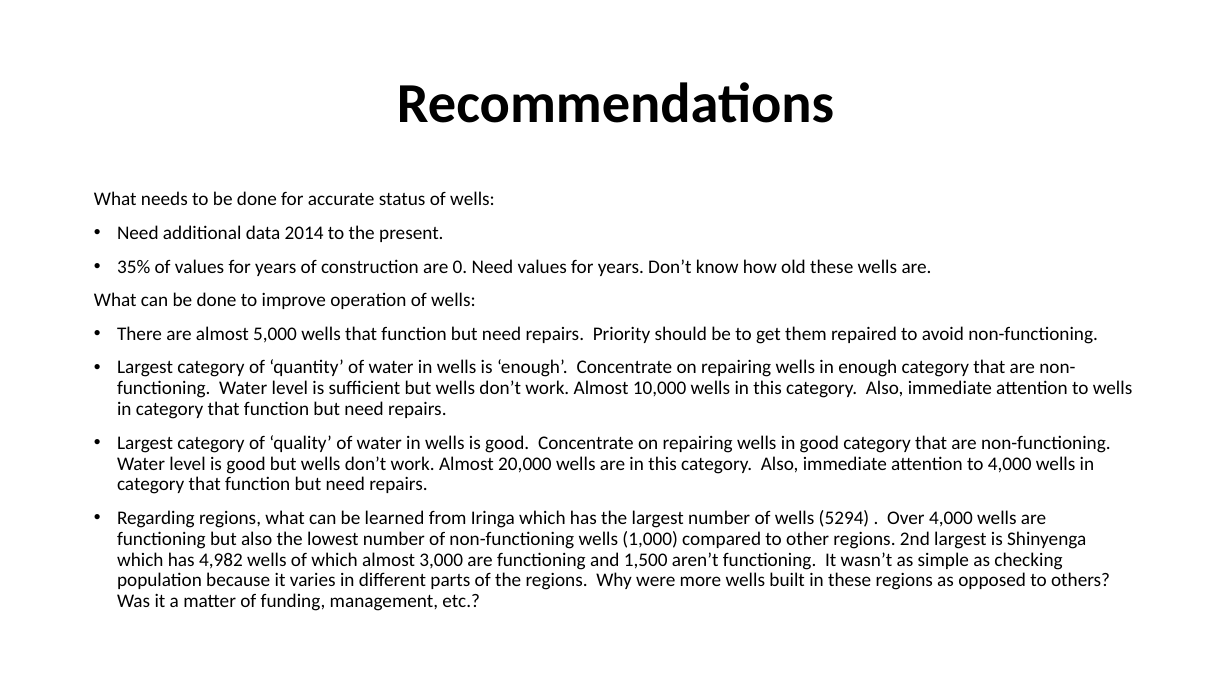
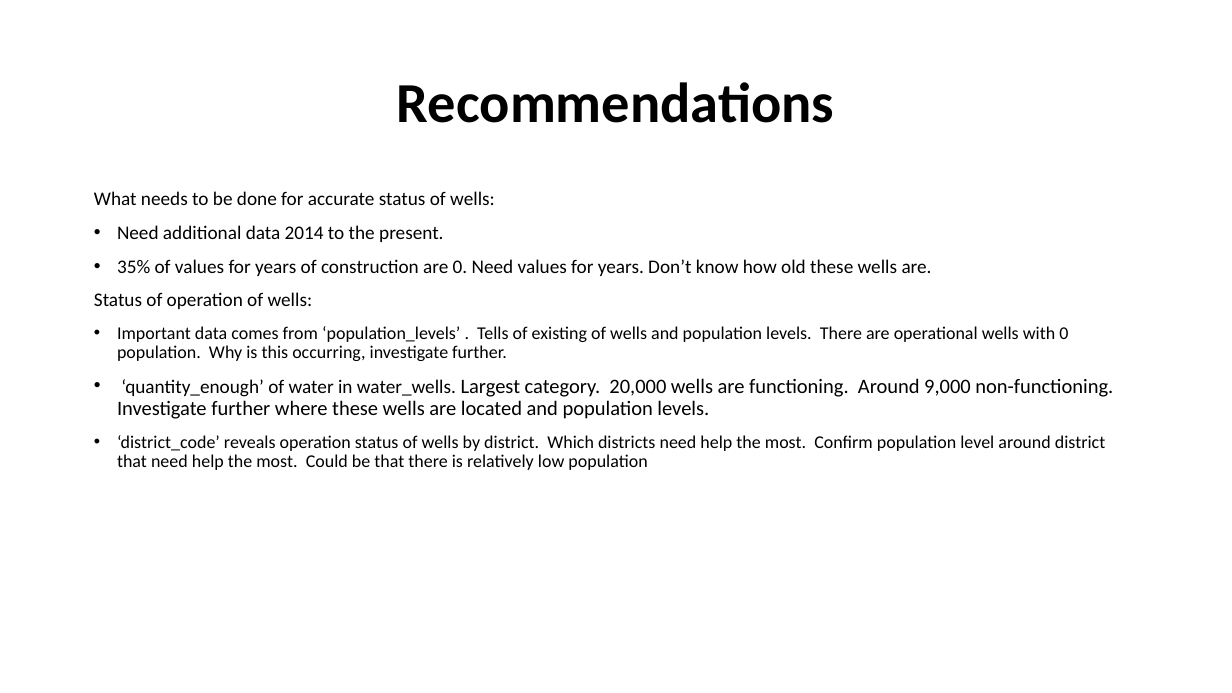
Before and after one commit to davidrtorres/Model-3-Tanzania-Water-Crisis, a slide deck: slide 10 of Presentation1.pptx. Drawn at 1232x693 pixels with LibreOffice and Linux fonts; fonts in the diff are those of the drawing. Boxes give left, top, right and bottom in pixels: in the first picture for what was removed or moved away, otherwise in the second. Text is boxed around its words. In the diff, an @@ line names an element or a change of style, - is before the commit and + after.

```diff
--- a/Presentation1.pptx
+++ b/Presentation1.pptx
@@ text at box(94, 292, 1113, 470): text changed; size 15 to 14 pt @@
-What can be done to improve operation of wells:
-• There are almost 5,000 wells that function but need repairs. Priority should be to get them repaired to avoid non-functioning.
-• Largest category of ‘quantity’ of water in wells is ‘enough’. Concentrate on repairing wells in enough category that are non-functioning. Water level is sufficient but wells don’t work. Almost 10,000 wells in this category. Also, immediate attention to wells in category that function but need repairs.
-• Largest category of ‘quality’ of water in wells is good. Concentrate on repairing wells in good category that are non-functioning. Water level is good but wells don’t work. Almost 20,000 wells are in this category. Also, immediate attention to 4,000 wells in category that function but need repairs.
-• Regarding regions, what can be learned from Iringa which has the largest number of wells (5294) . Over 4,000 wells are functioning but also the lowest number of non-functioning wells (1,000) compared to other regions. 2nd largest is Shinyenga which has 4,982 wells of which almost 3,000 are functioning and 1,500 aren’t functioning. It wasn’t as simple as checking population because it varies in different parts of the regions. Why were more wells built in these regions as opposed to others? Was it a matter of funding, management, etc.?
+Status of operation of wells:
+• Important data comes from ‘population_levels’ . Tells of existing of wells and population levels. There are operational wells with 0 population. Why is this occurring, investigate further.
+• ‘quantity_enough’ of water in water_wells. Largest category. 20,000 wells are functioning. Around 9,000 non-functioning. Investigate further where these wells are located and population levels.
+• ‘district_code’ reveals operation status of wells by district. Which districts need help the most. Confirm population level around district that need help the most. Could be that there is relatively low population
```
Also in this commit, not shown: 6 other slides changed, 3 slides added, 3 other files.
